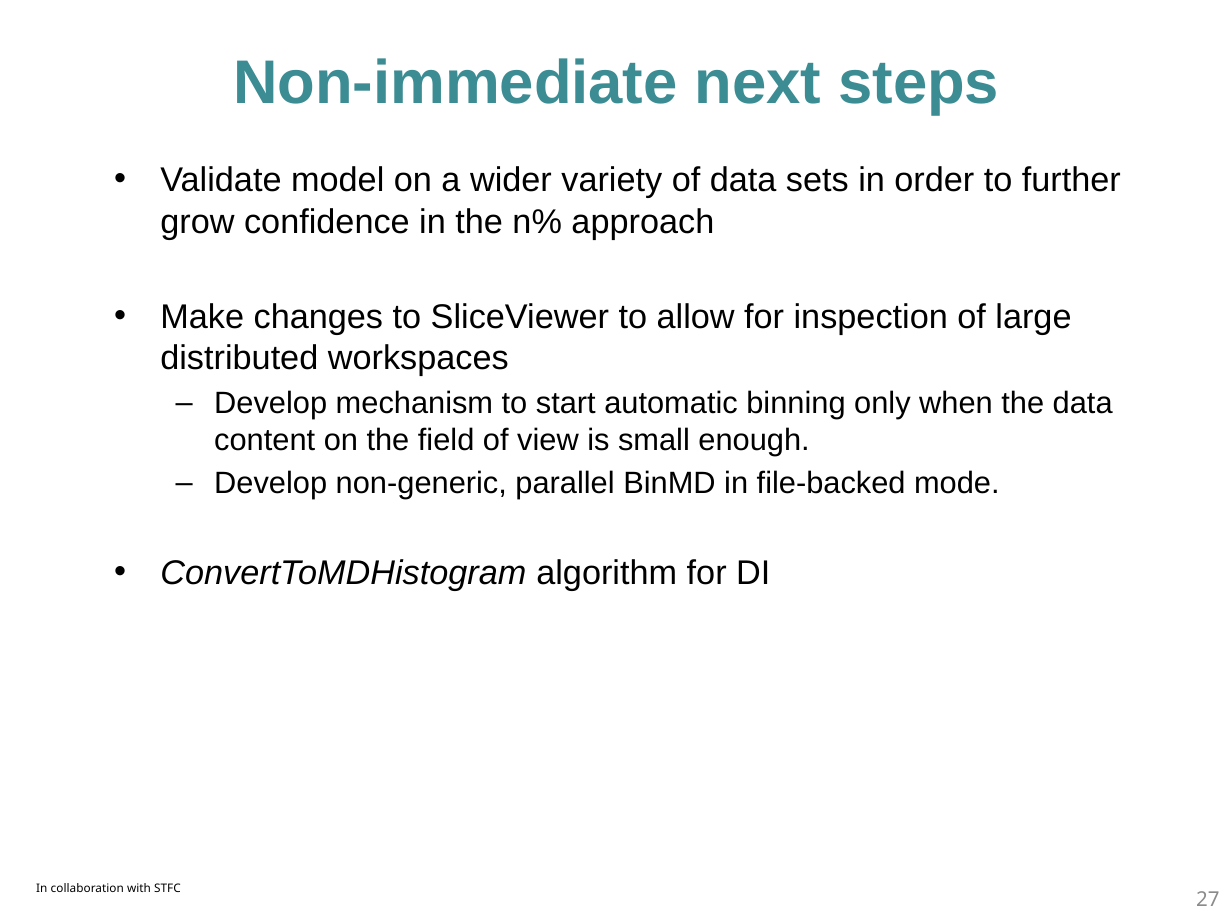
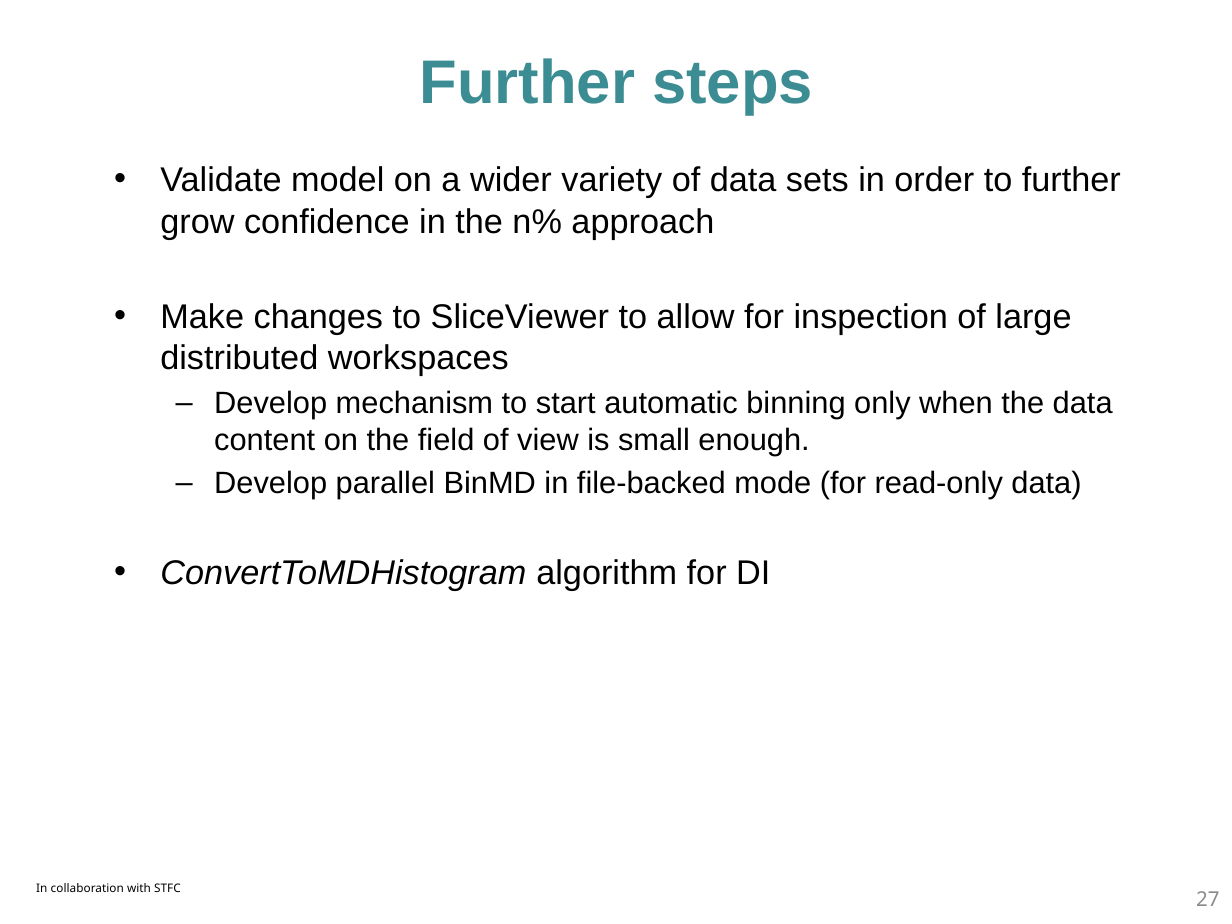
Before and after one commit to ess-dmsc-dram/documents, a slide deck: slide 27 of investigations/MultiDimensionalInvestigation/presentation/distributed_data_reduction_of_multi_dimensional_data.pptx. Drawn at 1232x924 pixels with LibreOffice and Linux fonts; fonts in the diff are those of the drawing; background and template pictures are left out. Boxes give left, top, right and bottom in pixels: in the first picture for what was removed or moved away, otherwise in the second. Text is boxed around its words. In the diff, an @@ line names an element or a change of style, - is before the commit and + after.

```diff
--- a/investigations/MultiDimensionalInvestigation/presentation/distributed_data_reduction_of_multi_dimensional_data.pptx
+++ b/investigations/MultiDimensionalInvestigation/presentation/distributed_data_reduction_of_multi_dimensional_data.pptx
@@ title at <box>420,58,813,115</box>: text changed @@
-Non-immediate next steps
+Further steps
@@ text at <box>214,470,1081,499</box>: text changed @@
-  – Develop non-generic, parallel BinMD in file-backed mode.
+  – Develop parallel BinMD in file-backed mode (for read-only data)
```
Also in this commit, not shown: 7 other slides changed, 6 other files.
